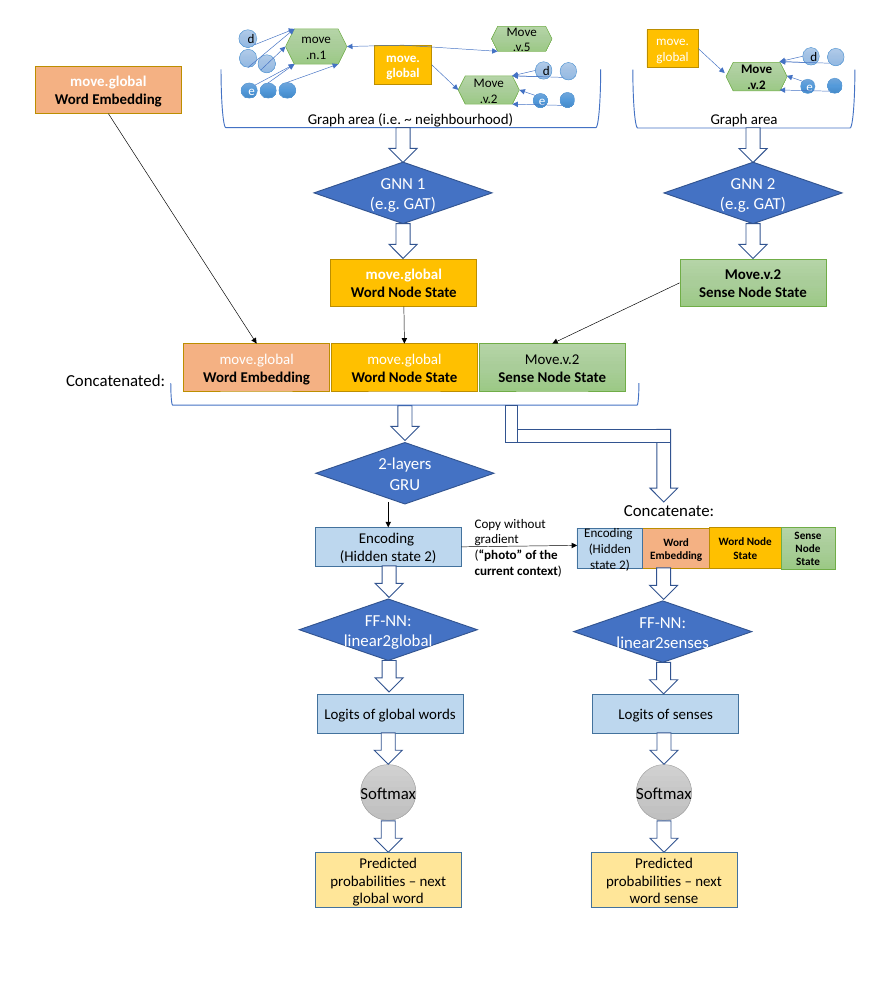
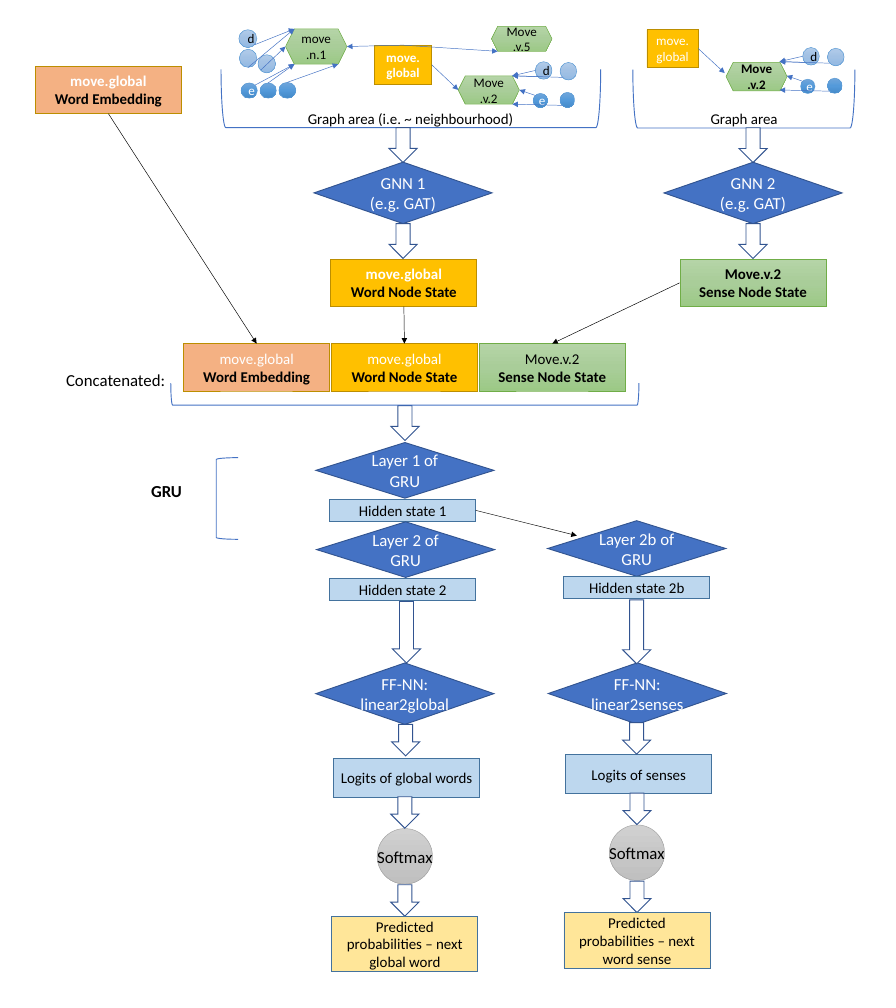
Before and after one commit to AndreaLK3/Multi-sense-LM, a slide deck: slide 1 of Media/SenseArchitecture.pptx. Drawn at 896x1008 pixels with LibreOffice and Linux fonts; fonts in the diff are those of the drawing. Boxes give left, top, right and bottom in pixels: in the first picture for what was removed or moved away, otherwise in the second. Text is boxed around its words. In the diff, an @@ line names an element or a change of style, - is before the commit and + after.

Commit message:
=Checkpoint, before trying self-attention architecture for senses
Former-commit-id: e3df48e876804c51e4d97ae33fa0e77d1ae35d19 [formerly 2e0c3b48c8c1d640b41fc67e4a5b1cc8827bef60]
Former-commit-id: bbdb2185027337932964f33ac87c238d9a1f5301
Former-commit-id: 68776d7d0cc7fa443b55391970405393d65a7f2a

```diff
--- a/Media/SenseArchitecture.pptx
+++ b/Media/SenseArchitecture.pptx
@@ rectangle removed at <box>506,405,518,442</box> @@
@@ diamond "Layer 1 of GRU": place and size @@
-diamond "Layer 1 of GRU" at <box>316,443,494,504</box>
+diamond "Layer 1 of GRU" at <box>316,443,494,499</box>
@@ rectangle removed at <box>505,430,671,442</box> @@
@@ down arrow removed at <box>650,430,678,502</box> @@
@@ left bracket added at <box>216,458,239,540</box>, outline #4472C4 1 pt @@
@@ text in diamond at <box>372,454,438,487</box>: text changed @@
-2-layers
-GRU
+Layer 1 of GRU
@@ text added at <box>151,486,182,497</box>, 18 pt, text #000000, bold @@
+GRU
@@ rectangle "Hidden state 1": place and size @@
-rectangle "Hidden state 1" at <box>315,528,461,567</box>
+rectangle "Hidden state 1" at <box>330,499,476,522</box>
@@ text in rectangle at <box>359,505,447,516</box>: text changed @@
-Encoding
-(Hidden state 2)
+Hidden state 1
@@ arrow removed from (389, 502) to (389, 528) @@
@@ text removed at <box>624,505,714,516</box> @@
-Concatenate:
@@ diamond added at <box>317,522,495,578</box>, fill #4472C4, outline #325491 1 pt, 18 pt, text #FFFFFF @@
+Layer 2 of GRU
@@ text removed at <box>475,519,562,577</box> @@
-Copy without gradient
-(“photo” of the current context)
@@ arrow moved from (461, 547) - (577, 546) to (476, 510) - (577, 536) @@
@@ diamond added at <box>548,521,726,577</box>, fill #4472C4, outline #325491 1 pt, 18 pt, text #FFFFFF @@
+Layer 2b of GRU
@@ rectangle removed at <box>643,528,710,569</box> @@
-Word Embedding
@@ rectangle removed at <box>710,528,781,569</box> @@
-Word Node State
@@ rectangle removed at <box>781,528,835,569</box> @@
-Sense Node State
@@ rectangle "Hidden state 2": place and size @@
-rectangle "Hidden state 2" at <box>577,528,643,569</box>
+rectangle "Hidden state 2" at <box>330,579,476,601</box>
@@ text in rectangle at <box>359,584,447,595</box>: text changed; size 14 to 16 pt @@
-Encoding
-(Hidden state 2)
+Hidden state 2
@@ rectangle added at <box>564,577,710,599</box>, fill #BDD7EE, outline #43739E 1 pt, 16 pt, text #000000 @@
+Hidden state 2b
@@ down arrow: place and size @@
-down arrow at <box>375,566,403,598</box>
+down arrow at <box>393,602,421,663</box>
@@ down arrow: place and size @@
-down arrow at <box>650,568,678,600</box>
+down arrow at <box>623,600,651,664</box>
@@ down arrow: place and size @@
-down arrow at <box>650,663,678,694</box>
+down arrow at <box>622,723,651,754</box>
@@ 3 down arrows, 2 rectangles, 1 ellipse, 1 diamond: place and size @@
-3 down arrows, 2 rectangles, 1 ellipse, 1 diamond at <box>299,599,477,908</box>
+3 down arrows, 2 rectangles, 1 ellipse, 1 diamond at <box>316,663,494,972</box>
@@ 2 rectangles, 2 down arrows, 1 diamond, 1 ellipse: place and size @@
-2 rectangles, 2 down arrows, 1 diamond, 1 ellipse at <box>574,601,752,908</box>
+2 rectangles, 2 down arrows, 1 diamond, 1 ellipse at <box>548,663,727,969</box>
```
Also in this commit, not shown: 1 slide added, 8 other files.
